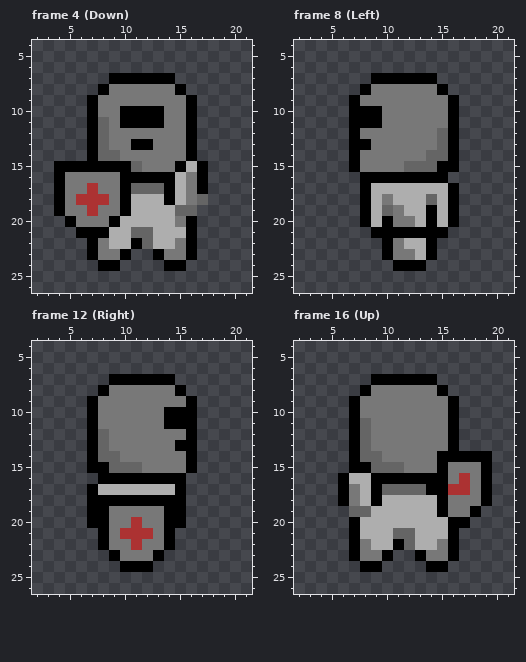
Two versions of one pixel-art file, Dungeon-Crawler (Godot)/dungeonCrawlerAssets/kightClass.aseprite. The first picture shows the starting point.
24x30 pixels, 16 frames. Shown: frame 4 (Down): x 2..21, y 4..26; frame 8 (Left): x 2..21, y 4..26; frame 12 (Right): x 2..21, y 4..26; frame 16 (Up): x 2..21, y 4..26.
After the commit:
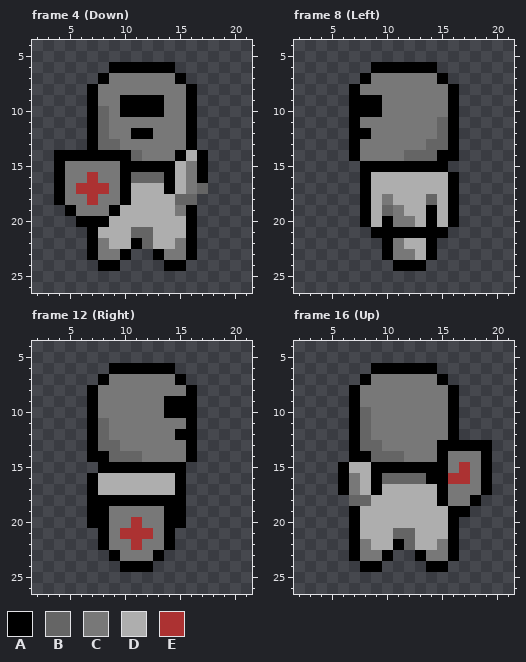
Palette (. is transparent): A #000000  B #656565  C #787878  D #aeaeae  E #ac3232
Change:
Frame 4 (Down):
y 6: x 9..14 ...... -> AAAAAA
y 7: x 8..15 .AAAAAA. -> ACCCCCCA
y 8: x 7..8 .A -> AC; x 15..16 A. -> CA
y 9: x 10..13 CCCC -> AAAA
y 10: x 8 C -> B
y 11: x 10..13 AAAA -> CCCC
y 12: x 11..12 CC -> AA
y 13: x 9 C -> B; x 11..12 AA -> CC
y 14: x 4..6 ... -> AAA; x 8..11 BBCC -> AAAB; x 15..17 CA. -> ADA
y 15: x 5..9 AAAAA -> CCCCC; x 11..16 BCCCAD -> AAAADC
y 16: x 7 C -> E; x 11..13 AAA -> BBB
y 17: x 6 C -> E; x 8 C -> E; x 11..13 BBB -> DDD; x 17 A -> B
y 18: x 6 E -> C; x 8 E -> C; x 14..17 ADCB -> DBB.
y 19: x 4..5 AC -> .A; x 7 E -> C; x 9..10 CA -> AD; x 15..16 BB -> CA
y 20: x 5..9 ACCCA -> .AAAD; x 15 C -> D
y 21: x 6 A -> .; x 8 A -> D
Frame 8 (Left):
y 6: x 9..14 ...... -> AAAAAA
y 7: x 8..15 .AAAAAA. -> ACCCCCCA
y 8: x 7..8 .A -> AC; x 15..16 A. -> CA
y 9: x 8..9 CC -> AA
y 11: x 8..9 AA -> CC; x 15 C -> B
y 12: x 8 C -> A
y 13: x 8 A -> C; x 14 C -> B
y 14: x 12..13 CC -> BB; x 15 B -> A
y 15: x 7..14 ACCCCBBB -> .AAAAAAA; x 16 A -> .
y 16: x 9..16 AAAAAAA. -> DDDDDDDA
Frame 12 (Right):
y 6: x 9..14 ...... -> AAAAAA
y 7: x 8..15 .AAAAAA. -> ACCCCCCA
y 8: x 7..8 .A -> AC; x 15..16 A. -> CA
y 9: x 14..15 CC -> AA
y 11: x 8 C -> B; x 14..15 AA -> CC
y 12: x 15 C -> A
y 13: x 9 C -> B; x 15 A -> C
y 14: x 8 B -> A; x 10..11 CC -> BB
y 15: x 7 A -> .; x 9..16 BBBCCCCA -> AAAAAAA.
y 16: x 7..14 .AAAAAAA -> ADDDDDDD
Frame 16 (Up):
y 6: x 9..14 ...... -> AAAAAA
y 7: x 8..15 .AAAAAA. -> ACCCCCCA
y 8: x 7..8 .A -> AC; x 15..16 A. -> CA
y 10: x 8 C -> B
y 13: x 9 C -> B; x 15 C -> A; x 17..19 ... -> AAA
y 14: x 8 B -> A; x 10..11 CC -> BB; x 16..18 AAA -> CCC
y 15: x 6..14 .AABBBCCC -> ADDAAAAAA; x 17 C -> E
y 16: x 7 D -> C; x 10..13 AAAA -> BBBB; x 16 C -> E
y 17: x 10..14 BBBBA -> DDDDD; x 16..17 EE -> CC
y 18: x 6..9 ACDA -> .BBD; x 18..19 CA -> A.
y 19: x 7..8 BB -> AD; x 15..18 ACCA -> DAA.
y 20: x 17 A -> .
Pixel boxes of the changes (left, top, right, bottom) in both pictures:
changed: (54, 62, 208, 238)
changed: (349, 62, 459, 183)
changed: (87, 363, 197, 484)
changed: (338, 363, 492, 528)
